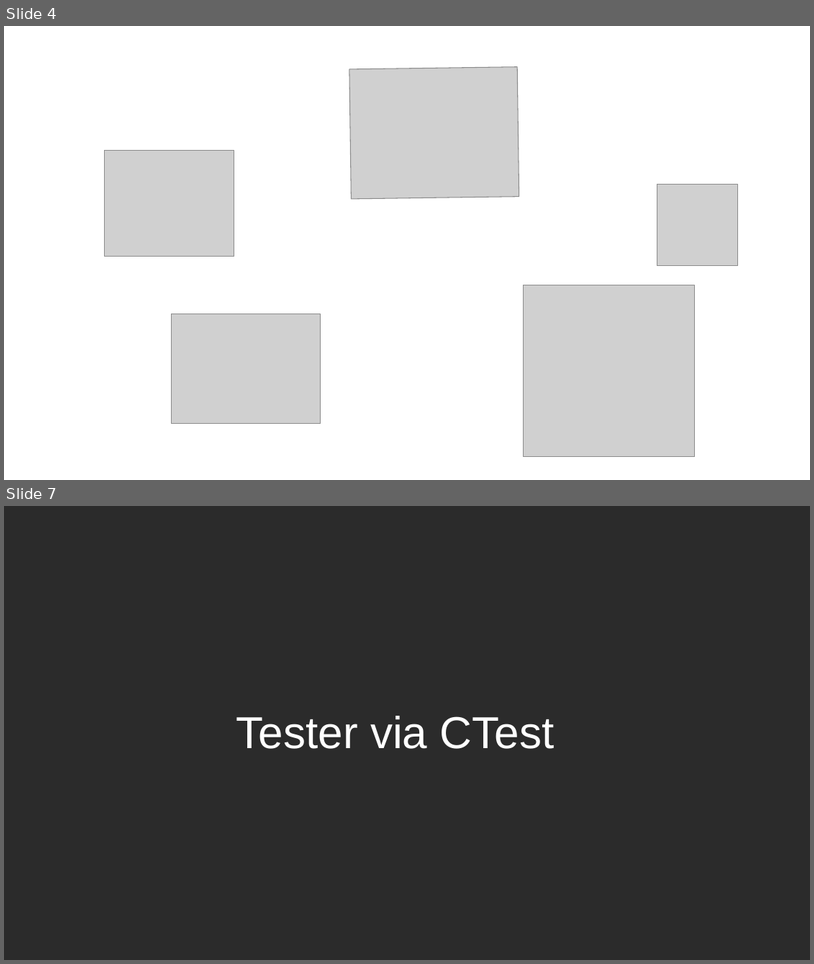
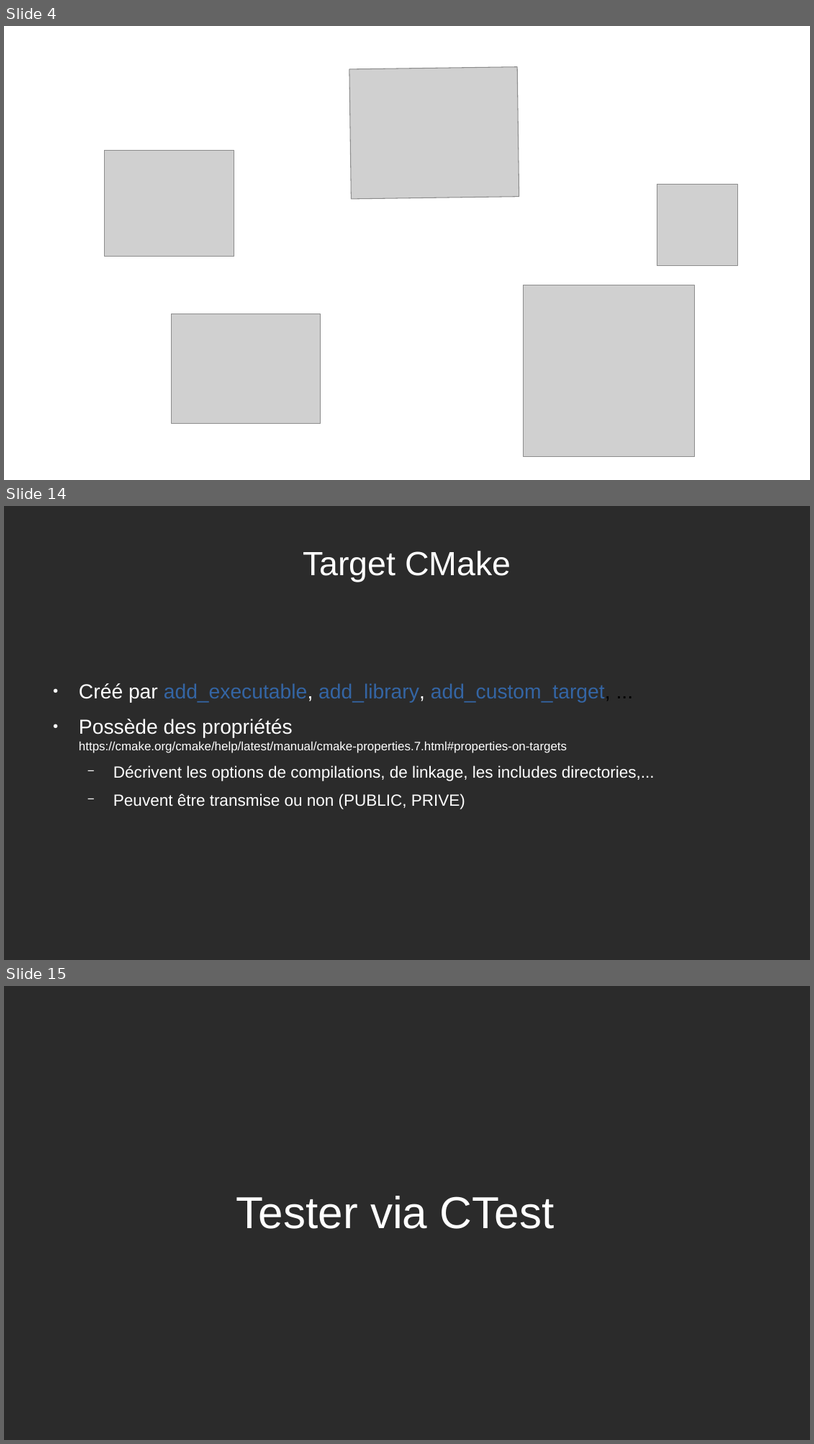
Before and after one commit to joeBlinx/Presentation_CMake, a slide deck: Presentation_CMake.odp. Shown one above the other, each under a label of ours: slides 4 and 7 before the commit, slides 4, 14 and 15 after it; the slides between them are not shown. The pictures are 814x964 and 814x1444 pixels, drawn with LibreOffice and Linux fonts; fonts in the diff are those of the drawing; grey boxes stand for pictures; background and template pictures are left out; a plain dark background stands for a picture behind light text. Boxes give left, top, right and bottom in pixels: in the first picture for what was removed or moved away, otherwise in the second. Text is boxed around its words. In the diff, an @@ line names an element or a change of style, - is before the commit and + after.

Commit message:
first step, compiling and first executable

```diff
--- a/Presentation_CMake.odp
+++ b/Presentation_CMake.odp
@@ slide 14 added at <box>4,506,810,960</box>, background picture (left out) @@
@@ title added at <box>303,551,511,582</box>, 33 pt, text #FFFFFF @@
+Target CMake
@@ text added at <box>79,683,655,809</box>, 16 pt, text #FFFFFF @@
+● Créé par add_executable, add_library, add_custom_target, ...
+● Possède des propriétés
+  https://cmake.org/cmake/help/latest/manual/cmake-properties.7.html#properties-on-targets
+  − Décrivent les options de compilations, de linkage, les includes directories,...
+  − Peuvent être transmise ou non (PUBLIC, PRIVE)
@@ what was slide 7 is now slide 15 @@
```
Also in this commit, not shown: 3 slides changed, 7 other slides added, 2 other files.
